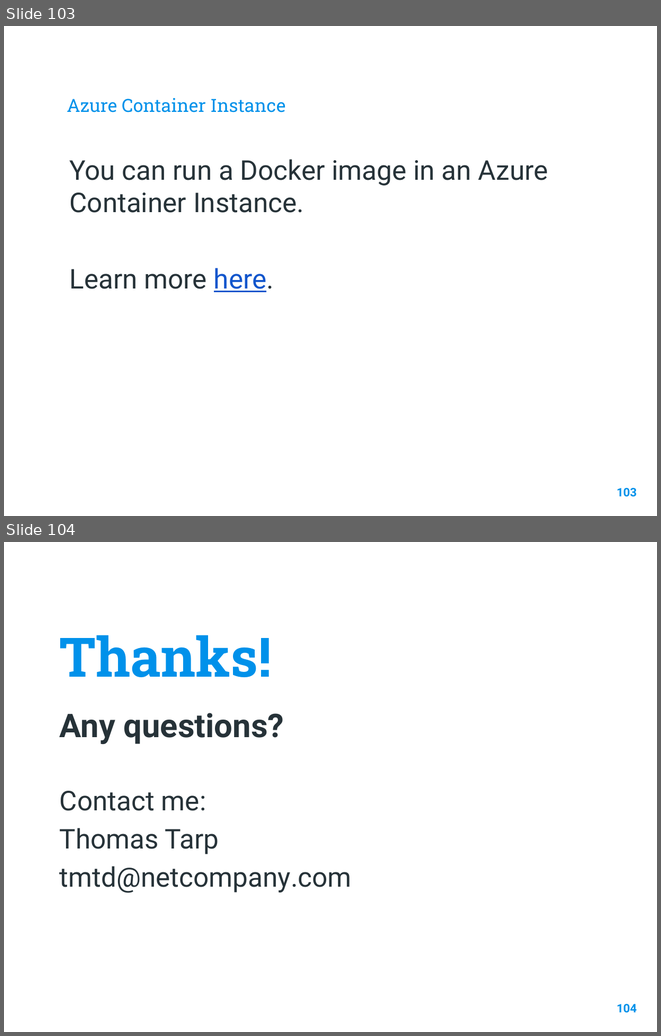
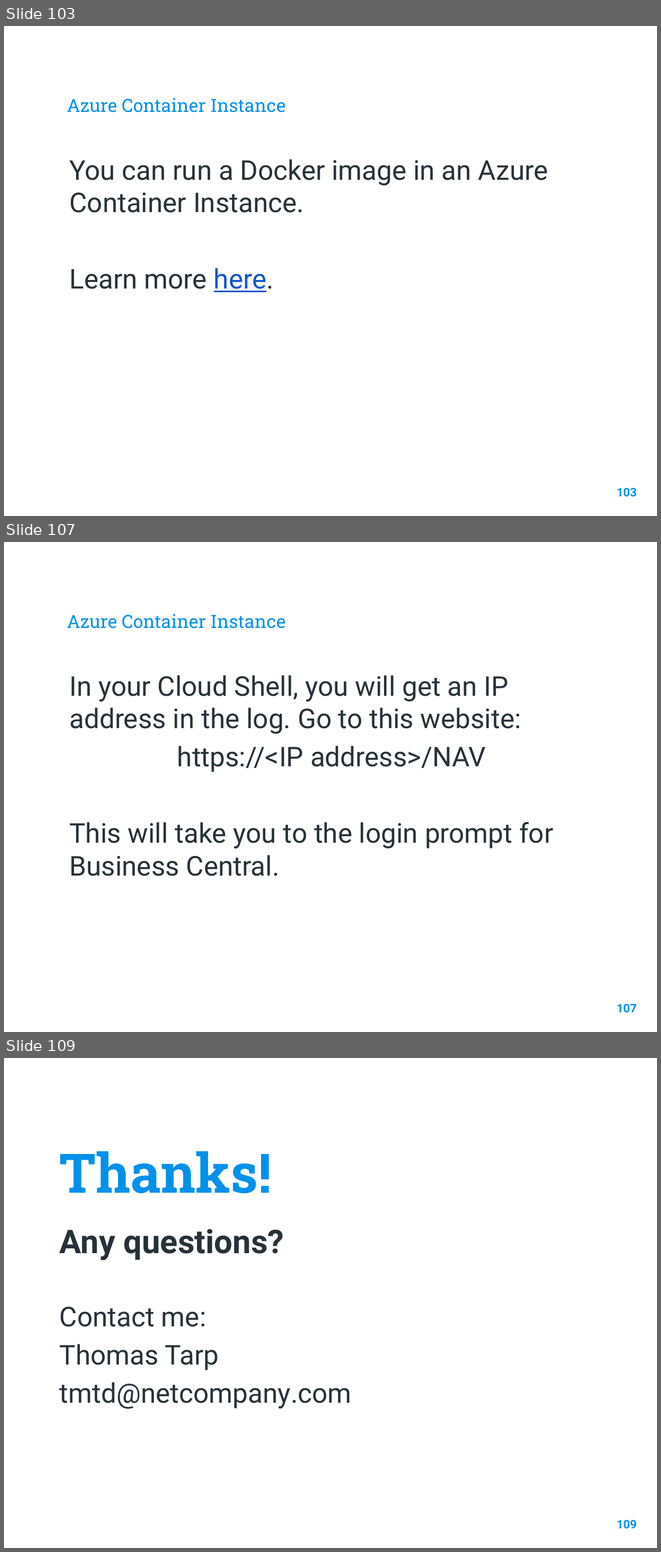
Before and after one commit to thomas-tarp/BConDockerMasterClass, a slide deck: Business Central on a Docker Image.pptx. Shown one above the other, each under a label of ours: slides 103 and 104 before the commit, slides 103, 107 and 109 after it; the slides between them are not shown. The pictures are 661x1036 and 661x1552 pixels, drawn with LibreOffice and Linux fonts; fonts in the diff are those of the drawing; background and template pictures are left out. Boxes give left, top, right and bottom in pixels: in the first picture for what was removed or moved away, otherwise in the second. Text is boxed around its words. In the diff, an @@ line names an element or a change of style, - is before the commit and + after.

Commit message:
Updated Azure Container Instance explanation

```diff
--- a/Business Central on a Docker Image.pptx
+++ b/Business Central on a Docker Image.pptx
@@ slide 107 added at [4, 542, 657, 1032], background picture (left out) @@
@@ title added at [67, 614, 285, 628], 20 pt, text #0091EA @@
+Azure Container Instance
@@ text added at [69, 675, 553, 876], 30 pt, text #263238 @@
+In your Cloud Shell, you will get an IP address in the log. Go to this website:
+https://<IP address>/NAV
+This will take you to the login prompt for Business Central.
@@ page number added at [617, 1004, 637, 1013], 13 pt, text #0091EA, bold @@
+107
@@ what was slide 104 is now slide 109 @@
@@ page number at [617, 1520, 637, 1529]: text changed @@
-104
+109
```
Also in this commit, not shown: 4 other slides added.
